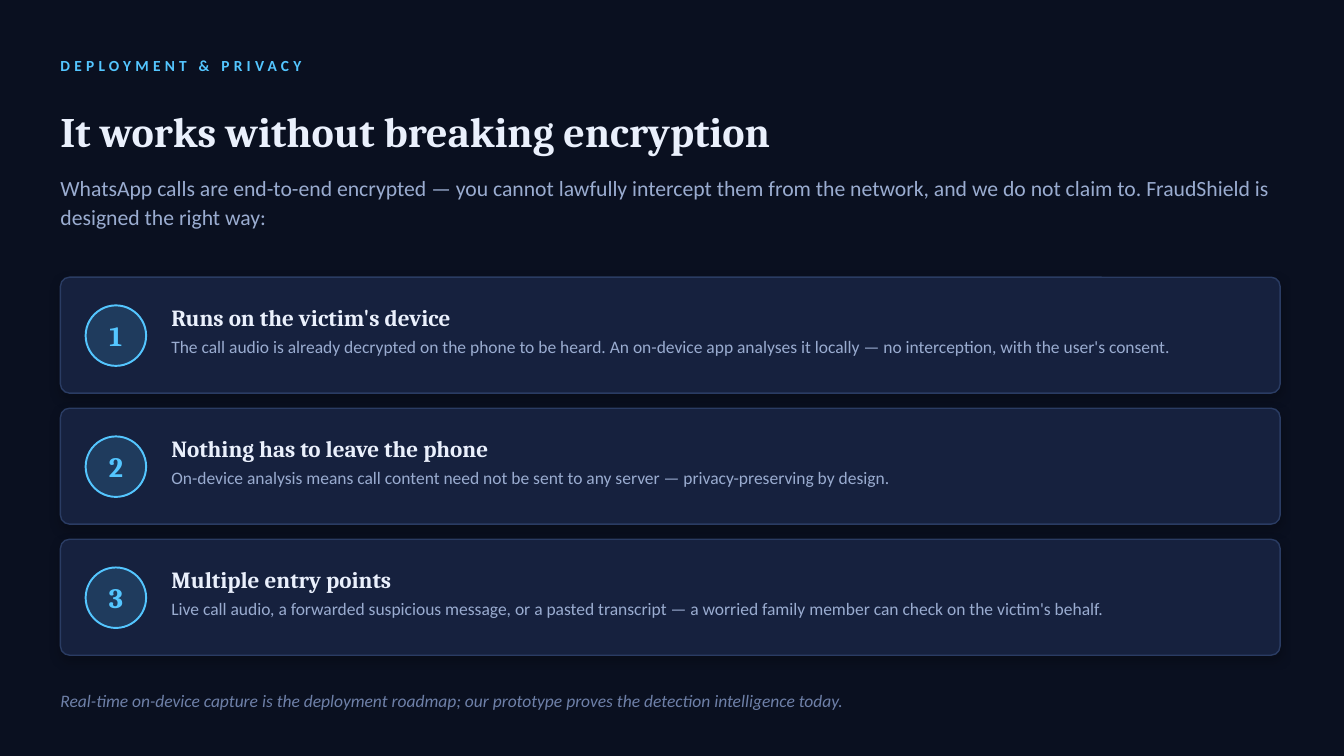
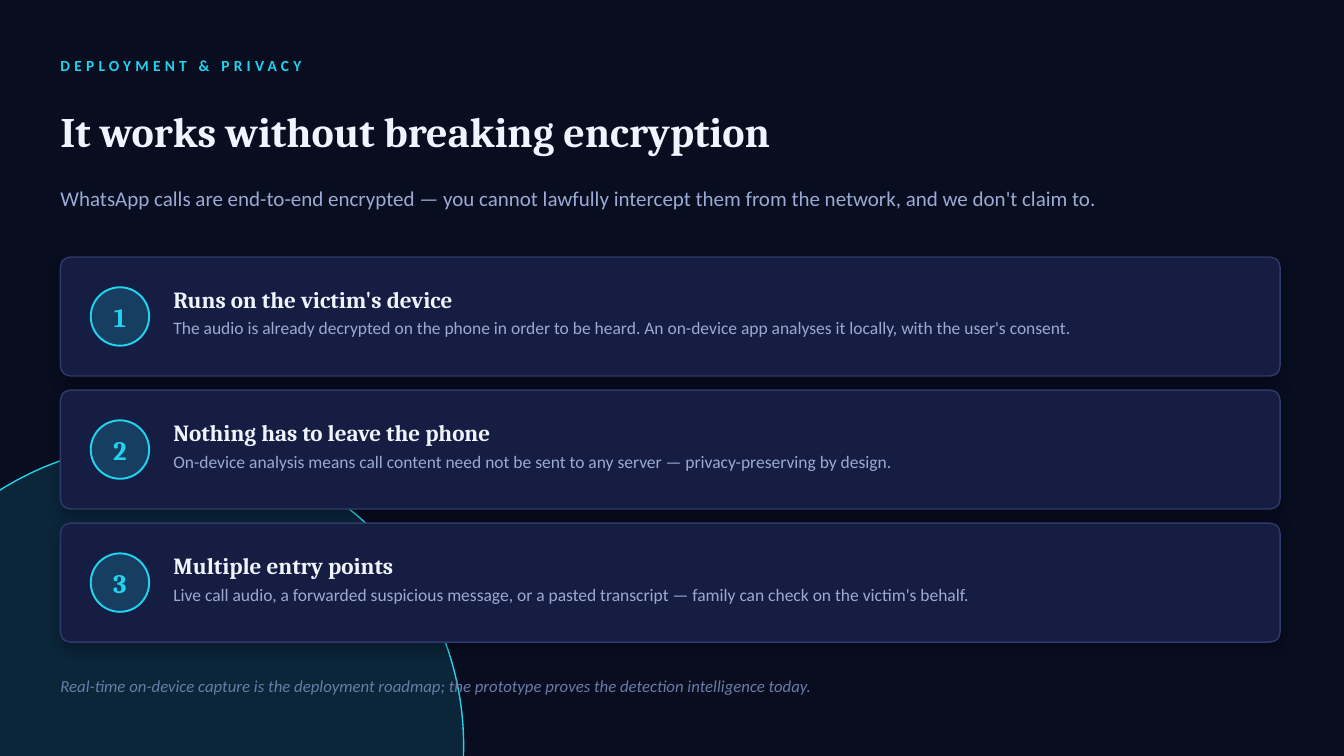
Before and after one commit to chhaya-22/fraudshield, a slide deck: slide 9 of docs/FraudShield_Deck.pptx. Drawn at 1344x756 pixels with LibreOffice and Linux fonts; fonts in the diff are those of the drawing. Boxes give left, top, right and bottom in pixels: in the first picture for what was removed or moved away, otherwise in the second. Text is boxed around its words. In the diff, an @@ line names an element or a change of style, - is before the commit and + after.

```diff
--- a/docs/FraudShield_Deck.pptx
+++ b/docs/FraudShield_Deck.pptx
@@ background #0A1020 to #080D20 @@
@@ text "DEPLOYMENT & PRIVACY" at (x1=60, y1=61, x2=301, y2=71): text colour #54C6FF to #22D3EE @@
@@ text "WhatsApp calls are end-to-end encrypted ..." at (x1=60, y1=191, x2=1095, y2=210): vertical alignment top to middle @@
@@ text at (x1=60, y1=191, x2=1095, y2=210): text changed; size 15.5 to 15 pt; text colour #9AACD0 to #9BAAD4 @@
-WhatsApp calls are end-to-end encrypted — you cannot lawfully intercept them from the network, and we do not claim to. FraudShield is designed the right way:
+WhatsApp calls are end-to-end encrypted — you cannot lawfully intercept them from the network, and we don't claim to.
@@ 2 rounded rectangles, 1 text moved together from (x1=60, y1=277, x2=1280, y2=524) to (x1=60, y1=257, x2=1280, y2=509) @@
@@ fill #16213E to #151E42; outline #2A3C63 1 pt to #2E3A6B 1 pt; shadow changed; proportions changed in 3 elements at (x1=60, y1=523, x2=1280, y2=642), (x1=60, y1=390, x2=1280, y2=509), (x1=60, y1=257, x2=1280, y2=376) @@
@@ size 20 to 19 pt, text colour #54C6FF to #22D3EE in 3 elements at (x1=113, y1=575, x2=127, y2=593), (x1=113, y1=442, x2=126, y2=460), (x1=114, y1=309, x2=126, y2=327) @@
@@ text "1" moved from (x1=109, y1=327, x2=122, y2=346) to (x1=114, y1=309, x2=126, y2=327) @@
@@ fill #54C6FF at 16% opacity to #22D3EE at 18% opacity; outline #54C6FF 1.4 pt to #22D3EE 1.4 pt in 3 elements at (x1=91, y1=554, x2=149, y2=612), (x1=91, y1=420, x2=149, y2=479), (x1=91, y1=287, x2=149, y2=346) @@
@@ ellipse moved from (x1=86, y1=306, x2=146, y2=366) to (x1=91, y1=287, x2=149, y2=346) @@
@@ text colour #EAF0FC to #F0F4FF in 3 elements at (x1=173, y1=558, x2=393, y2=579), (x1=173, y1=425, x2=490, y2=446), (x1=173, y1=292, x2=453, y2=308) @@
@@ text at (x1=173, y1=322, x2=1070, y2=337): text changed; text colour #9AACD0 to #9BAAD4 @@
-The call audio is already decrypted on the phone to be heard. An on-device app analyses it locally — no interception, with the user's consent.
+The audio is already decrypted on the phone in order to be heard. An on-device app analyses it locally, with the user's consent.
@@ ellipse added at (x1=0, y1=444, x2=464, y2=756), fill #22D3EE at 12% opacity, outline #22D3EE 1 pt @@
@@ 2 ellipses, 1 text moved together from (x1=86, y1=437, x2=146, y2=628) to (x1=91, y1=420, x2=149, y2=612) @@
@@ text "2" moved from (x1=109, y1=458, x2=123, y2=477) to (x1=113, y1=442, x2=126, y2=460) @@
@@ text "On-device analysis means call content ..." at (x1=173, y1=456, x2=892, y2=471): text colour #9AACD0 to #9BAAD4 @@
@@ 3 texts, 1 rounded rectangle moved together from (x1=60, y1=441, x2=1280, y2=655) to (x1=60, y1=425, x2=1280, y2=642) @@
@@ text at (x1=173, y1=589, x2=968, y2=604): text changed; text colour #9AACD0 to #9BAAD4 @@
-Live call audio, a forwarded suspicious message, or a pasted transcript — a worried family member can check on the victim's behalf.
+Live call audio, a forwarded suspicious message, or a pasted transcript — family can check on the victim's behalf.
@@ text at (x1=60, y1=678, x2=811, y2=696): text changed; size 12.5 to 12 pt; text colour #6E80A8 to #6B7BA8 @@
-Real-time on-device capture is the deployment roadmap; our prototype proves the detection intelligence today.
+Real-time on-device capture is the deployment roadmap; the prototype proves the detection intelligence today.
```
Also in this commit, not shown: 9 other slides changed, 2 slides added, 2 slides removed.
